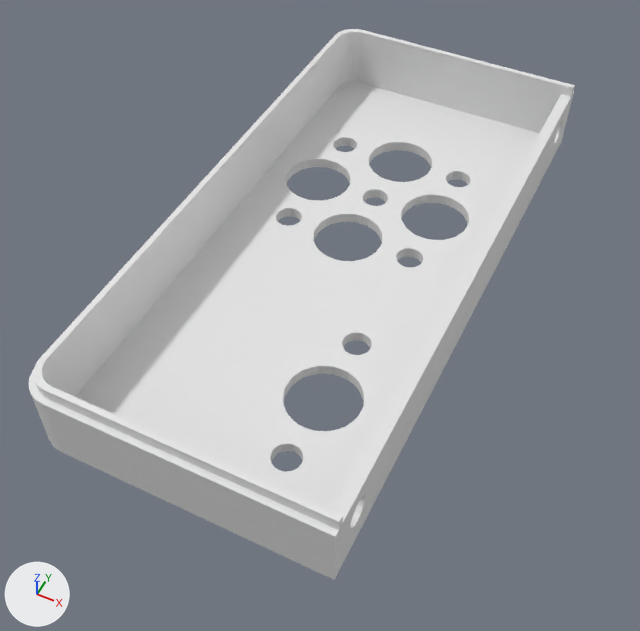
Two versions of the Blender file Faceplate_Right.blend, one commit apart.
Camera for both pictures: a 50 mm camera at (-5.02, -13.29, 11.16) aimed at (-9.52, -4.28, -0.1). Arrows for +X, +Y and +Z are at lower left; the lights stay in place.

Names of what the first picture shows: 'Mount_RightHandle', 'RightHandle'.
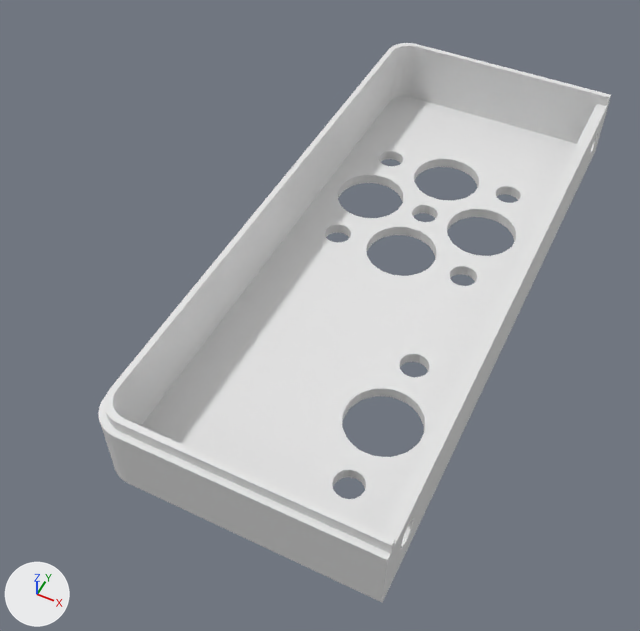
Boxes (x1, y1, x2, y2) around the edits, measured in the pictures (640 x 631 px; the box of a moved part takes in the faces that stretch with it):
'RightHandle', reshaped, moved (6% narrower): before (29, 29, 575, 580); after (98, 43, 611, 603)
'Mount_RightHandle', moved: before (332, 94, 571, 560); after (383, 104, 607, 581)
part 1 of me_screenholder_001, moved or reshaped: before (42, 30, 575, 580); after (114, 44, 611, 603)
part 2 of me_screenholder_001, moved or reshaped: before (380, 174, 517, 300); after (431, 192, 552, 307)
part 3 of me_screenholder_001, moved or reshaped: before (317, 113, 517, 206); after (370, 129, 556, 221)
part 4 of me_screenholder_001, moved or reshaped: before (223, 200, 447, 302); after (283, 217, 493, 317)
part 5 of me_screenholder_001, moved or reshaped: before (223, 113, 387, 235); after (281, 129, 434, 249)
part 6 of me_screenholder_001, moved or reshaped: before (29, 29, 446, 452); after (98, 43, 490, 483)

Patch to the scene script:
```diff
--- a/Faceplate_Right.blend.py
+++ b/Faceplate_Right.blend.py
@@ me_screenholder_001 @@
 me_screenholder_001.from_pydata(...)  # 793 vertices, 1037 faces; spans x -7.1..-2.1, y -8.5..2.1, z 0.0..1.4
 # used by ob_righthandle; location = (-5.1, 0.0, 0.0)
+# me_screenholder_001 part 1: all 34 vertices in x -2.1, y -8.5..2.1, z 0.0..1.4 are moved by (-0.3, 0.0, 0.0)
+# me_screenholder_001 part 2: all 64 vertices in x -4.12..-2.88, y -2.02..-0.78, z 0.0..0.2 are moved by (-0.1, 0.0, 0.0)
+# me_screenholder_001 part 3: all 64 vertices in x -5.32..-4.08, y -0.82..0.42, z 0.0..0.2 are moved by (0.0, -0.1, 0.0)
+# me_screenholder_001 part 4: all 64 vertices in x -5.32..-4.08, y -3.22..-1.98, z 0.0..0.2 are moved by (0.0, 0.1, 0.0)
+# me_screenholder_001 part 5: all 64 vertices in x -6.52..-5.28, y -2.02..-0.78, z 0.0..0.2 are moved by (0.1, 0.0, 0.0)
+# me_screenholder_001 part 6: all 183 vertices in x -7.1..-6.53, y -8.5..2.1, z 0.0..1.4 are moved by (0.2, 0.0, 0.0)
@@ ob_righthandle @@
 ob_righthandle = bpy.data.objects.new('RightHandle', me_screenholder_001)
-ob_righthandle.location = (-5.1, 0.0, 0.0)
+ob_righthandle.location = (-4.1, 0.0, 0.0)
@@ ob_mount_righthandle @@
 ob_mount_righthandle = bpy.data.objects.new('Mount_RightHandle', me_circle_001)
-ob_mount_righthandle.location = (-7.2, 0.0, 0.0)
+ob_mount_righthandle.location = (-6.5, 0.0, 0.0)
```
